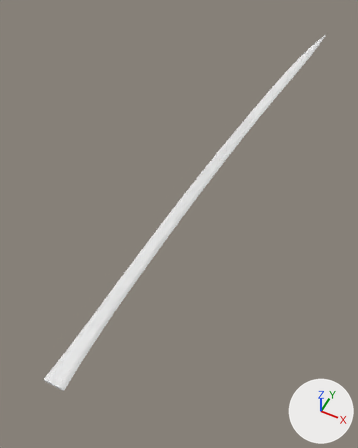
One commit to the glTF model godot/assets/waffen/modelle/degenklinge/t5_5.glb: the scene before it, then after it.
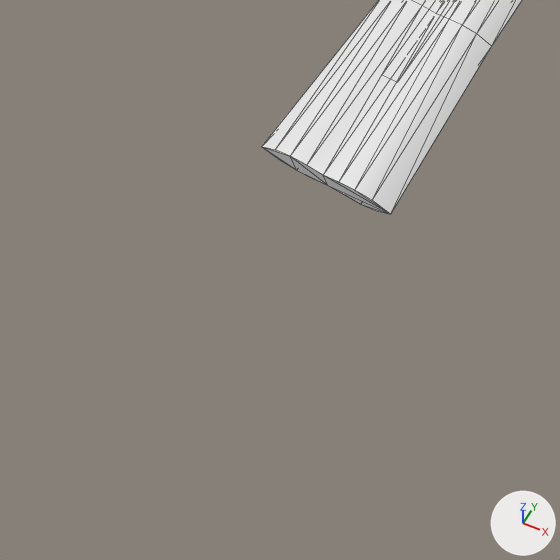
There are two pictures of each version: one whole from a 50 mm camera at (0.243, -0.044, 0.562) aimed at (-0.013, 0.467, -0.077), one close up on the part from 0% to 26% of the width and 79% to 100% of the height. Lighting does not change. The marker at lower right points along +X, +Y and +Z. The first two pictures are the older version. The close-ups show mesh edges as thin lines. Vertices at exactly the same position are counted once.

Objects in the first close-up: 'degenklinge_t5_5'.
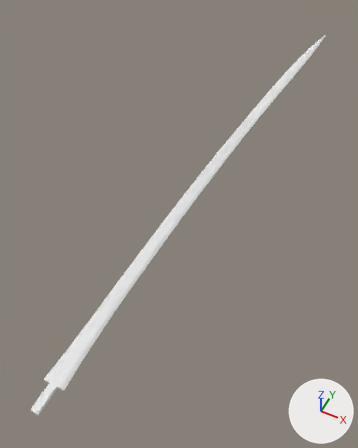
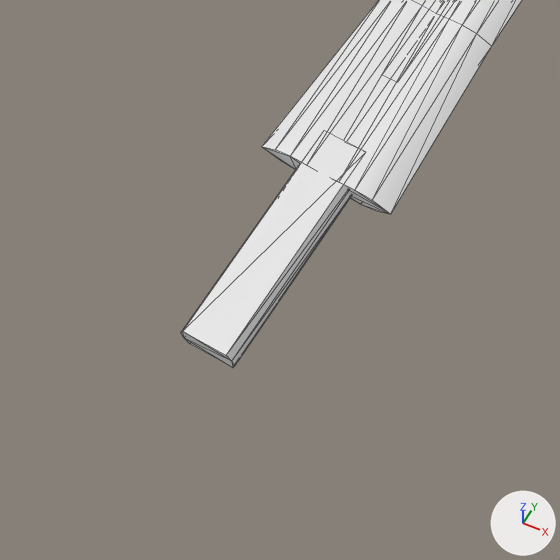
Boxes [x1, y1, x2, y2] around the edits, measured in the close-ups (560 x 560 px):
'degenklinge_t5_5', reshaped
    before: [262, 0, 522, 214]
    after: [181, 0, 522, 367]
part 1 of me_degenklinge_t5_5, added
    after: [181, 131, 365, 367]

The change, as a diff of the scene's bpy script:
```diff
--- a/godot/assets/waffen/modelle/degenklinge/t5_5.glb.py
+++ b/godot/assets/waffen/modelle/degenklinge/t5_5.glb.py
@@ me_degenklinge_t5_5 @@
 # used by ob_degenklinge_t5_5; location = (0.0, 0.0, 0.0)
-me_degenklinge_t5_5.from_pydata(...)  # 453 vertices, 862 faces; spans x -0.015..0.06, y 0.112..1.088, z -0.003..0.003
+me_degenklinge_t5_5.from_pydata(...)  # 469 vertices, 890 faces; spans x -0.015..0.06, y 0.075..1.088, z -0.003..0.003
+# me_degenklinge_t5_5 part 1: a new loose piece of 16 vertices spanning x -0.006..0.006, y 0.075..0.119, z -0.003..0.003, in mat_klinge (white #e7e7e7)
 me_degenklinge_t5_5.materials.append(mat_klinge)
```
